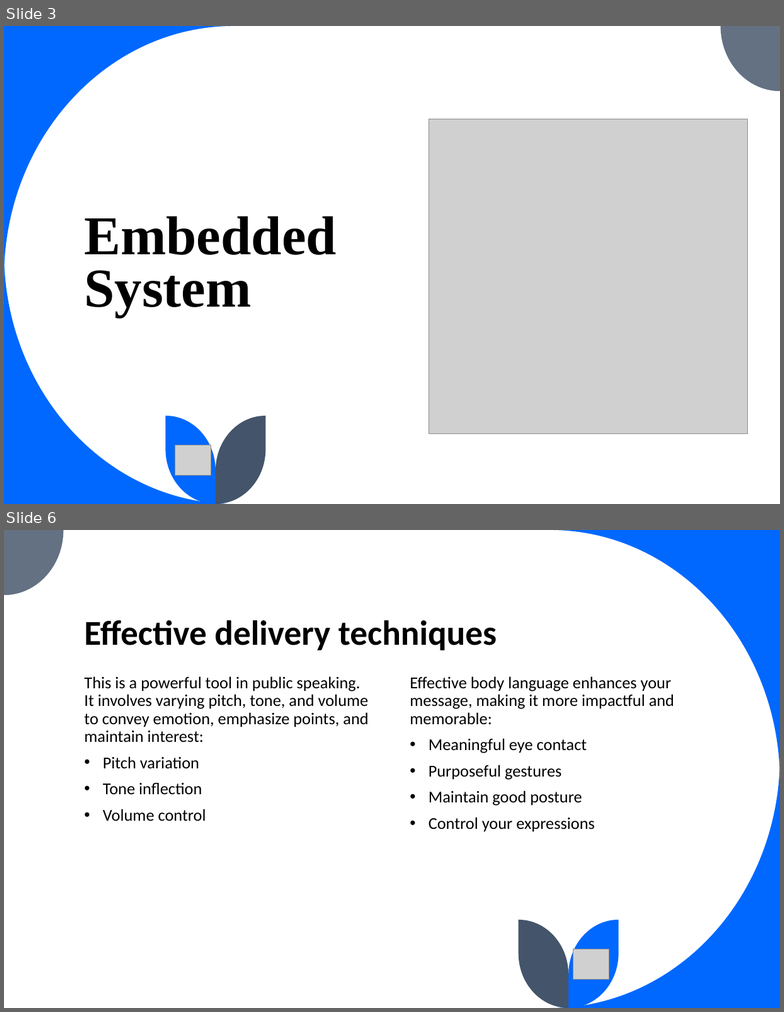
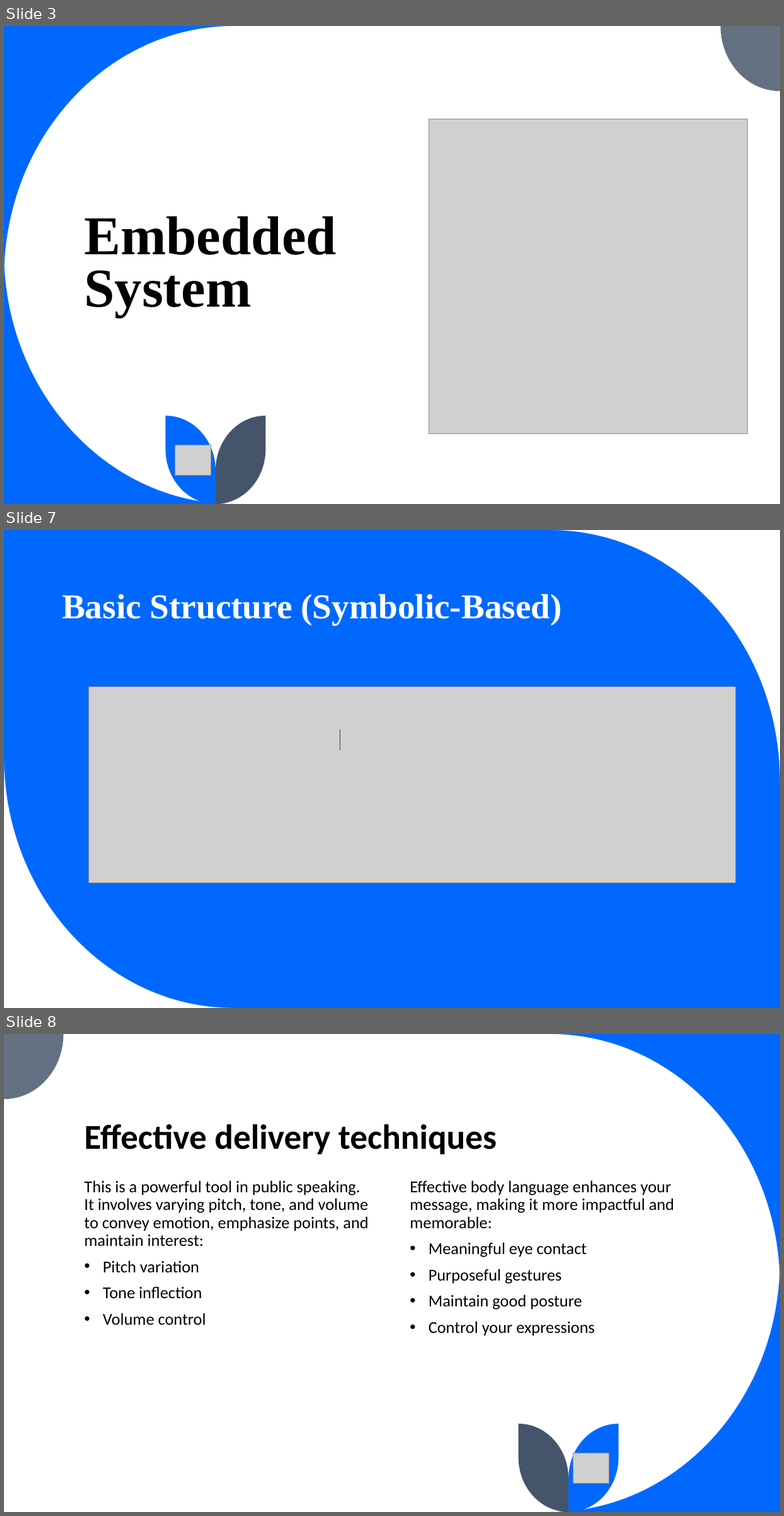
Before and after one commit to qossayrida/kakush, a slide deck: Arduino_Course/Arduino.pptx. Shown one above the other, each under a label of ours: slides 3 and 6 before the commit, slides 3, 7 and 8 after it; the slides between them are not shown. The pictures are 784x1012 and 784x1516 pixels, drawn with LibreOffice and Linux fonts; fonts in the diff are those of the drawing; grey boxes stand for pictures. Boxes give left, top, right and bottom in pixels: in the first picture for what was removed or moved away, otherwise in the second. Text is boxed around its words. In the diff, an @@ line names an element or a change of style, - is before the commit and + after.

```diff
--- a/Arduino_Course/Arduino.pptx
+++ b/Arduino_Course/Arduino.pptx
@@ slide 7 added at [4,530,780,1008], background #0068FF @@
@@ freeform shape added at [550,530,780,781], fill #FFFFFF @@
@@ title added at [62,594,562,625], 42 pt, text #FFFFFF, bold @@
+Basic Structure (Symbolic-Based)
@@ picture added at [89,686,735,882] @@
@@ line added from (340, 729) to (340, 750), #404040 1 pt @@
@@ freeform shape added at [4,756,234,1008], fill #FFFFFF @@
@@ what was slide 6 is now slide 8 @@
```
Also in this commit, not shown: 3 other slides added, 2 slides removed.
